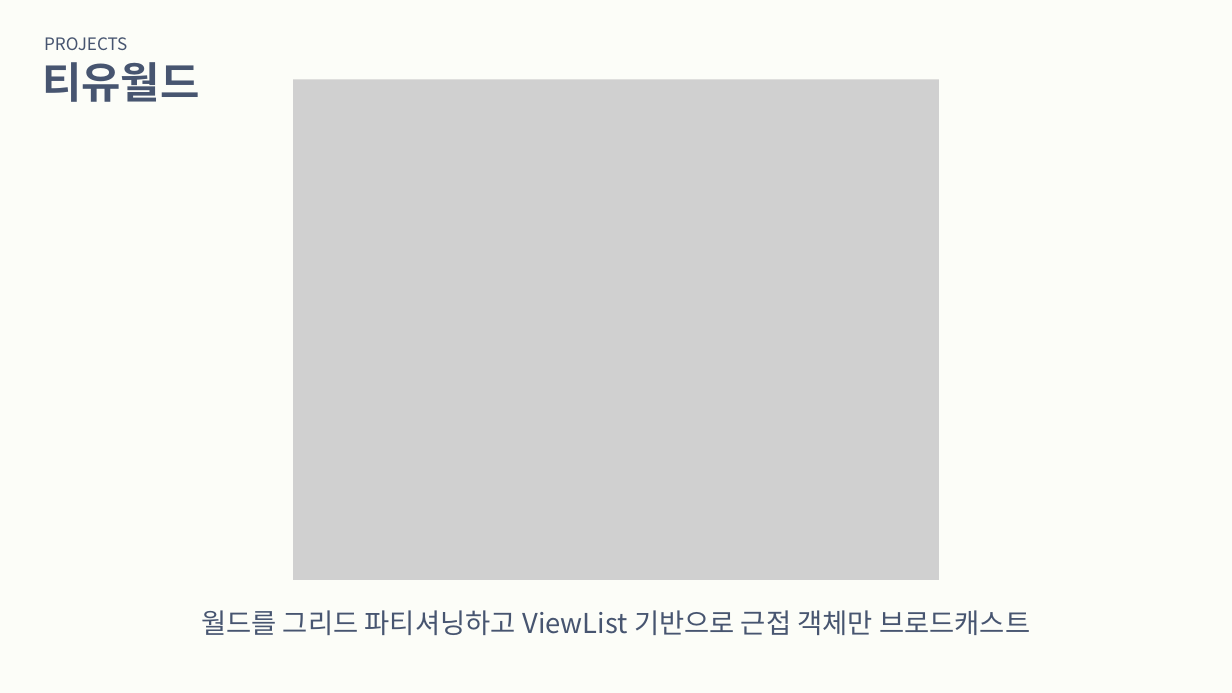
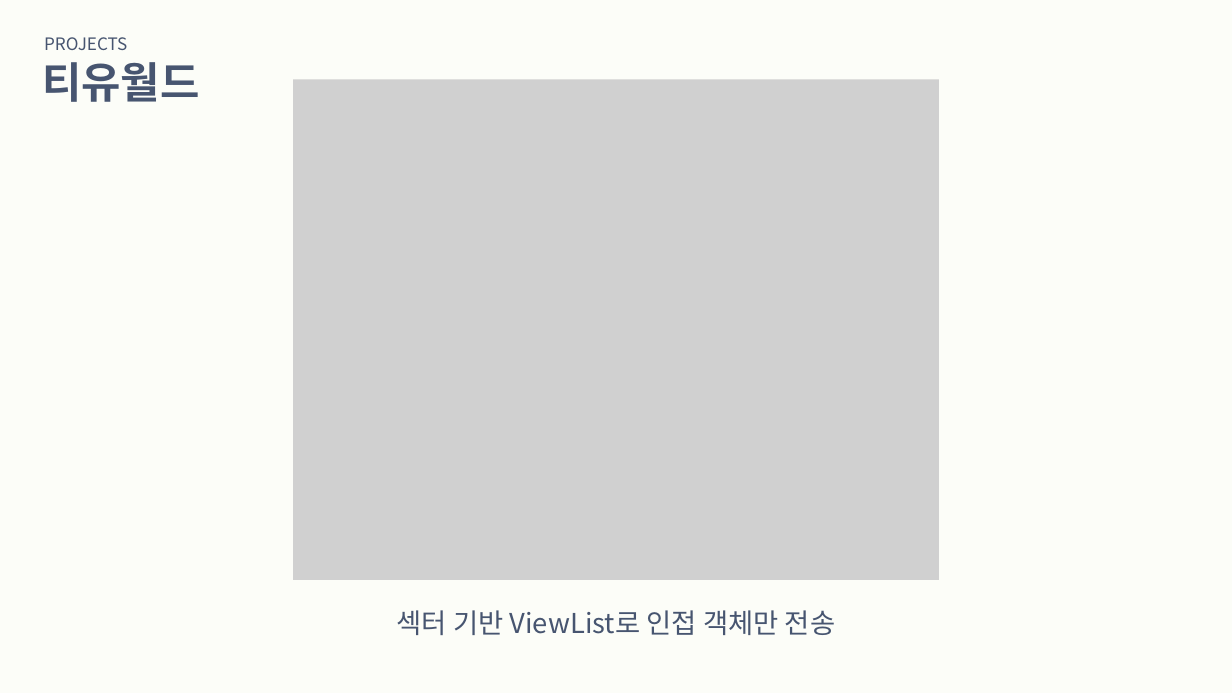
Before and after one commit to sungone/GP2025, a slide deck: slide 7 of 문서/포트폴리오/황수지/황수지포트폴리오.pptx. Drawn at 1232x693 pixels with LibreOffice and Linux fonts; fonts in the diff are those of the drawing; grey boxes stand for pictures. Boxes give left, top, right and bottom in pixels: in the first picture for what was removed or moved away, otherwise in the second. Text is boxed around its words. In the diff, an @@ line names an element or a change of style, - is before the commit and + after.

```diff
--- a/문서/포트폴리오/황수지/황수지포트폴리오.pptx
+++ b/문서/포트폴리오/황수지/황수지포트폴리오.pptx
@@ text at (397,610,835,635): text changed @@
-월드를 그리드 파티셔닝하고 ViewList 기반으로 근접 객체만 브로드캐스트
+섹터 기반 ViewList로 인접 객체만 전송
```
Also in this commit, not shown: 1 other slide changed.
